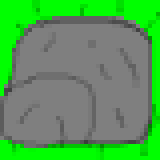
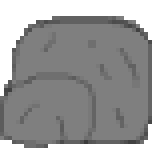
Layers edited between the first and the second 160 × 160 image:
removed layer "Background copy" over [0,0,160,160]
painted on "Background" over [0,0,160,160]
